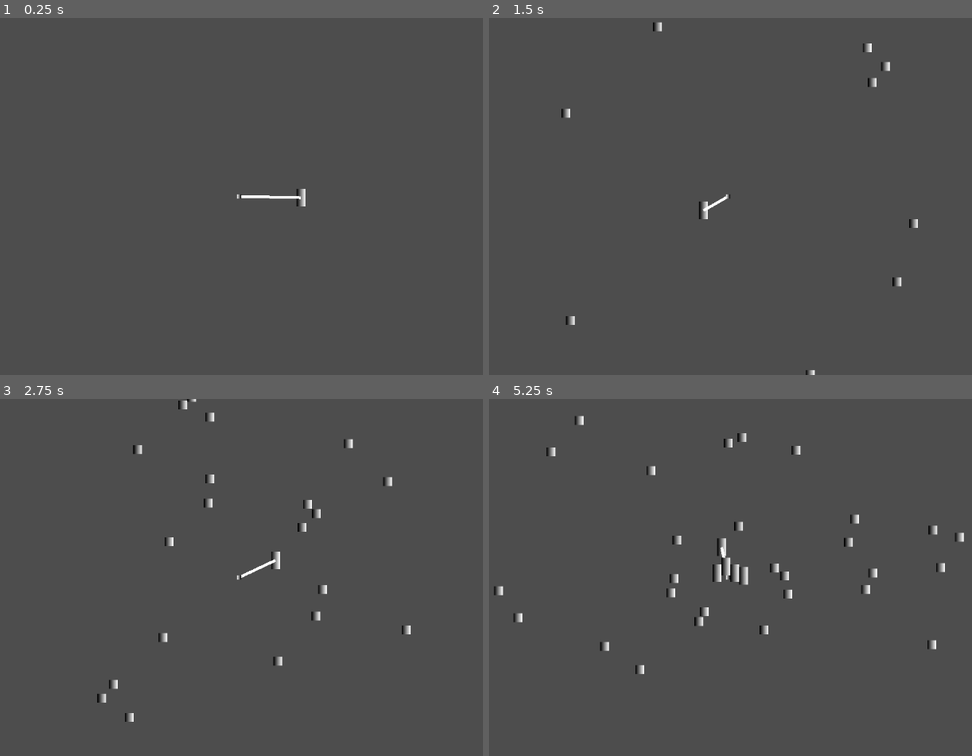
Above: before the commit, frames 1-4 (two rows, left to right).
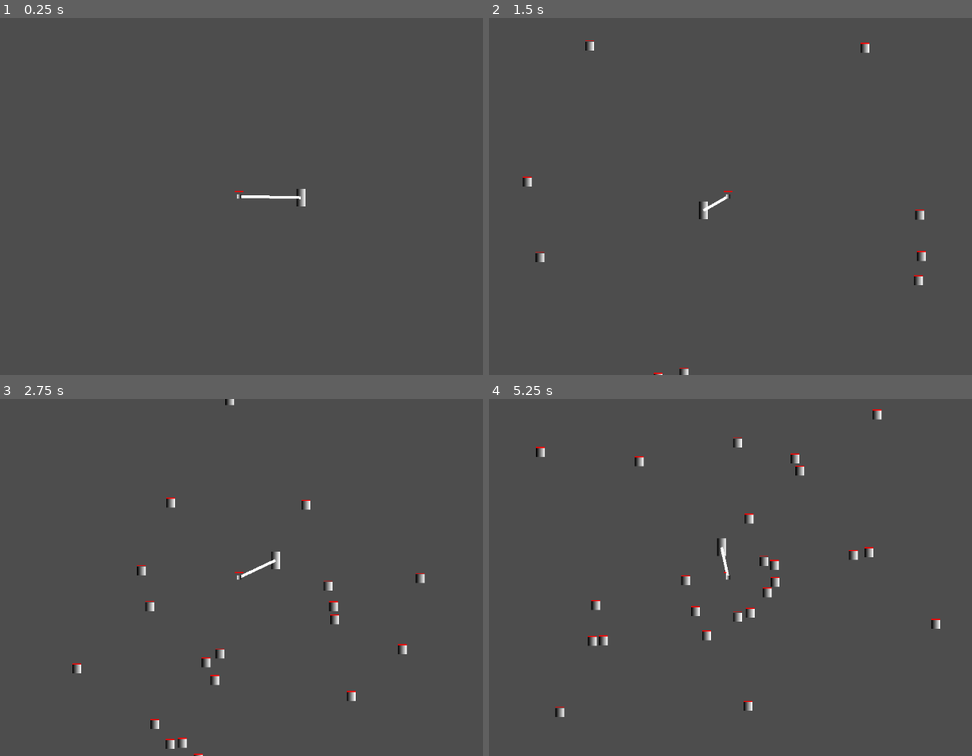
Above: after the commit, the same moments.

Repository: Blulow/majorjam
Game: Godot game, scene res://scenes/game.tscn
Two runs of this game, one before a commit and one after it. Both use one fixed random seed, a clock stepped at 60 frames per second and the inputs below.
Inputs:
- Up to frame 1 (0.25 s): no input
- Up to frame 2 (1.5 s): hold Up (up) 0.53-1.28 s; hold Right (right) from 0.53 s (still down); tap Shift (dash) at 1.35 s
- Up to frame 3 (2.75 s): tap Up (up) at 1.52, 1.55, 1.82 s; release Right (right) at 2.03 s; hold Left (left) from 2.03 s (still down); hold Up (up) from 2.03 s (still down)
- Up to frame 4 (5.25 s): release Left (left) at 2.78 s; release Up (up) at 2.78 s; hold Right (right) 2.78-4.28 s; tap Shift (dash) at 2.85, 4.35 s; tap Up (up) at 3.02, 3.05, 3.32, 4.52, 4.55, 4.82 s; hold Up (up) 3.53-4.28 s; hold Left (left) 4.28-5.03 s; hold Right (right) from 5.03 s (still down); hold Up (up) from 5.03 s (still down)

The runs differ from the first frame. In frame 1, less than 0.1% of the frame differs, in the area x 48-51%, y 48-49%; in frame 2, 0.7%; in frame 3, 1.5%; in frame 4, 2.4%, in the area x 0-99%, y 2-90%.

Commit message:
add: wave system & health bar

Diff:
--- /dev/null
+++ b/assets/resources/wave_patterns/wave_1.tres
@@ -0,0 +1,33 @@
+[gd_resource type="Resource" script_class="WavePattern" format=3 uid="uid://bdlckvp1g8po0"]
+
+[ext_resource type="Script" uid="uid://di2kw8ergkm2g" path="res://scripts/wave_patterns/pool_data.gd" id="1_yx1ic"]
+[ext_resource type="PackedScene" uid="uid://bbsra1ldpwet7" path="res://scenes/enemies/enemy.tscn" id="2_1d8wg"]
+[ext_resource type="Script" uid="uid://bexeratng4b6f" path="res://scripts/spawners/spawn_patterns/radial_spawn_pattern.gd" id="3_1d8wg"]
+[ext_resource type="Script" uid="uid://evrwgbfuh4eb" path="res://scripts/wave_patterns/wave_pattern.gd" id="3_pblcy"]
+[ext_resource type="Script" uid="uid://bvhhsyy2ad1we" path="res://scripts/wave_patterns/stat_modifier.gd" id="4_o3gj1"]
+
+[sub_resource type="Resource" id="Resource_1d8wg"]
+script = ExtResource("3_1d8wg")
+
+[sub_resource type="Resource" id="Resource_pblcy"]
+script = ExtResource("1_yx1ic")
+enemy_scene = ExtResource("2_1d8wg")
+weight = 100.0
+count = 10
+target = NodePath("Arena/Anchor")
+spawn_pattern = SubResource("Resource_1d8wg")
+metadata/_custom_type_script = "uid://di2kw8ergkm2g"
+
+[sub_resource type="Resource" id="Resource_o3gj1"]
+script = ExtResource("4_o3gj1")
+metadata/_custom_type_script = "uid://bvhhsyy2ad1we"
+
+[resource]
+script = ExtResource("3_pblcy")
+wave_n = 1
+duration = 10.0
+interval = 1.0
+enemy_cap = 100
+pool = Array[ExtResource("1_yx1ic")]([SubResource("Resource_pblcy")])
+stat_modifier = SubResource("Resource_o3gj1")
+metadata/_custom_type_script = "uid://evrwgbfuh4eb"
--- a/project.godot
+++ b/project.godot
@@ -14,6 +14,10 @@
 run/main_scene="uid://bxuaaxvxuv5cv"
 config/features=PackedStringArray("4.6", "Forward Plus")
 config/icon="res://icon.svg"
+
+[global_group]
+
+enemy=""
 
 [input]
 
--- a/scenes/anchor.tscn
+++ b/scenes/anchor.tscn
@@ -3,6 +3,7 @@
 [ext_resource type="PackedScene" uid="uid://db83kpteormgm" path="res://scenes/components/health/hurtbox.tscn" id="1_hs5qy"]
 [ext_resource type="Script" uid="uid://sgq8bits1eff" path="res://scripts/anchor.gd" id="1_ua340"]
 [ext_resource type="PackedScene" uid="uid://7dwakhglsfay" path="res://scenes/components/health/health.tscn" id="2_ua340"]
+[ext_resource type="PackedScene" uid="uid://17dooe5napow" path="res://scenes/components/ui/health_bar.tscn" id="4_lm60w"]
 
 [sub_resource type="Gradient" id="Gradient_gdjek"]
 colors = PackedColorArray(1, 1, 1, 1, 0, 0, 0, 1)
@@ -38,6 +39,9 @@
 shape = SubResource("RectangleShape2D_lm60w")
 
 [node name="Health" parent="." unique_id=509010372 instance=ExtResource("2_ua340")]
-health = 50.0
+max_health = 30.0
+
+[node name="HealthBar" parent="." unique_id=2015454371 node_paths=PackedStringArray("health") instance=ExtResource("4_lm60w")]
+health = NodePath("../Health")
 
 [connection signal="died" from="Health" to="." method="_on_health_died"]
--- /dev/null
+++ b/scenes/components/movement/max_velocity.tscn
@@ -0,0 +1,6 @@
+[gd_scene format=3 uid="uid://cxg511mogc0m2"]
+
+[ext_resource type="Script" uid="uid://jsxggldo7lus" path="res://scripts/movement/max_velocity.gd" id="1_usdw5"]
+
+[node name="MaxVelocity" type="Node2D" unique_id=1731242688]
+script = ExtResource("1_usdw5")
--- /dev/null
+++ b/scenes/components/ui/health_bar.tscn
@@ -0,0 +1,20 @@
+[gd_scene format=3 uid="uid://17dooe5napow"]
+
+[ext_resource type="Script" uid="uid://dnhftnbf5islg" path="res://scripts/ui/health_bar.gd" id="1_7khmv"]
+
+[sub_resource type="Gradient" id="Gradient_jt03m"]
+colors = PackedColorArray(1, 0, 0, 1, 1, 0, 0, 1)
+
+[sub_resource type="GradientTexture1D" id="GradientTexture1D_n7575"]
+gradient = SubResource("Gradient_jt03m")
+width = 32
+
+[node name="HealthBar" type="TextureProgressBar" unique_id=2015454371]
+offset_left = -16.0
+offset_top = -20.0
+offset_right = 16.0
+offset_bottom = -19.0
+scale = Vector2(1, 3.3999996)
+value = 100.0
+texture_progress = SubResource("GradientTexture1D_n7575")
+script = ExtResource("1_7khmv")
--- a/scenes/enemy.tscn
+++ b/scenes/enemies/enemy.tscn
@@ -7,6 +7,7 @@
 [ext_resource type="PackedScene" uid="uid://7dwakhglsfay" path="res://scenes/components/health/health.tscn" id="5_xwavj"]
 [ext_resource type="PackedScene" uid="uid://db83kpteormgm" path="res://scenes/components/health/hurtbox.tscn" id="6_nenq2"]
 [ext_resource type="PackedScene" uid="uid://2meofxjo8ys4" path="res://scenes/components/health/hitbox.tscn" id="7_nenq2"]
+[ext_resource type="PackedScene" uid="uid://17dooe5napow" path="res://scenes/components/ui/health_bar.tscn" id="8_n7575"]
 
 [sub_resource type="Gradient" id="Gradient_g2els"]
 
@@ -24,7 +25,7 @@
 [sub_resource type="RectangleShape2D" id="RectangleShape2D_md484"]
 size = Vector2(32, 32)
 
-[node name="Enemy" type="CharacterBody2D" unique_id=1084182467]
+[node name="Enemy" type="CharacterBody2D" unique_id=1084182467 groups=["enemy"]]
 collision_layer = 2
 collision_mask = 2
 script = ExtResource("1_4ra3w")
@@ -62,5 +63,8 @@
 [node name="CollisionShape2D" type="CollisionShape2D" parent="Hitbox" unique_id=329620180]
 shape = SubResource("RectangleShape2D_md484")
 
+[node name="HealthBar" parent="." unique_id=2015454371 node_paths=PackedStringArray("health") instance=ExtResource("8_n7575")]
+health = NodePath("../Health")
+
 [connection signal="screen_exited" from="VisibleOnScreenNotifier2D" to="VisibleOnScreenNotifier2D" method="_on_screen_exited"]
 [connection signal="died" from="Health" to="." method="_on_health_died"]
--- a/scenes/game.tscn
+++ b/scenes/game.tscn
@@ -7,8 +7,6 @@
 [ext_resource type="PackedScene" uid="uid://bv44pj8q4xpe3" path="res://scenes/rope.tscn" id="4_lbhrr"]
 [ext_resource type="PackedScene" uid="uid://drnmq1qbgf1m6" path="res://scenes/components/movement/controlled_movement.tscn" id="4_u5sy4"]
 [ext_resource type="PackedScene" uid="uid://bx112x7jc0xs2" path="res://scenes/spawners/enemy_spawner.tscn" id="7_gee14"]
-[ext_resource type="PackedScene" uid="uid://bbsra1ldpwet7" path="res://scenes/enemy.tscn" id="7_u5sy4"]
-[ext_resource type="PackedScene" uid="uid://10n5bnnir862" path="res://scenes/spawners/spawn_patterns/radial_spawn_pattern.tscn" id="8_gee14"]
 
 [node name="Game" type="Node2D" unique_id=1213886240]
 
@@ -40,15 +38,5 @@
 [node name="RopeEnd" type="RigidBody2D" parent="Arena/Anchor" unique_id=157808127]
 gravity_scale = 0.0
 
-[node name="EnemySpawner" parent="." unique_id=1446661225 node_paths=PackedStringArray("pattern", "enemy_target", "arena") instance=ExtResource("7_gee14")]
-pattern = NodePath("RadialSpawnPattern")
-interval = 1.0
-count = 10
-enemy_scene = ExtResource("7_u5sy4")
-enemy_target = NodePath("../Arena/Anchor")
+[node name="EnemySpawner" parent="." unique_id=1446661225 node_paths=PackedStringArray("arena") instance=ExtResource("7_gee14")]
 arena = NodePath("../Arena")
-
-[node name="RadialSpawnPattern" parent="EnemySpawner" unique_id=688648492 node_paths=PackedStringArray("origin") instance=ExtResource("8_gee14")]
-origin = NodePath("../../Arena/Anchor")
-min_radius = 800.0
-max_radius = 900.0
--- a/scenes/spawners/spawn_patterns/radial_spawn_pattern.tscn
+++ /dev/null
@@ -1,6 +0,0 @@
-[gd_scene format=3 uid="uid://10n5bnnir862"]
-
-[ext_resource type="Script" uid="uid://bexeratng4b6f" path="res://scripts/spawners/spawn_patterns/radial_spawn_pattern.gd" id="1_xksj2"]
-
-[node name="RadialSpawnPattern" type="Node2D" unique_id=688648492]
-script = ExtResource("1_xksj2")
--- a/scenes/spawners/spawn_patterns/spawn_pattern.tscn
+++ /dev/null
@@ -1,6 +0,0 @@
-[gd_scene format=3 uid="uid://c7vocahift6li"]
-
-[ext_resource type="Script" uid="uid://cgd0ohg6xvpa" path="res://scripts/spawners/spawn_patterns/spawn_pattern.gd" id="1_b11sn"]
-
-[node name="SpawnPattern" type="Node2D" unique_id=688648492]
-script = ExtResource("1_b11sn")
--- a/scripts/health/health.gd
+++ b/scripts/health/health.gd
@@ -2,13 +2,16 @@
 class_name Health
 
 signal died
+signal hit
 
-@export var health: float = 10.0
+@export var max_health: float = 10.0
 @export var invincible: bool = false
+var health: float = max_health
 
 func damage(amount: float) -> void:
 	if invincible: return
 	health -= amount
+	hit.emit()
 
 	if health <= 0:
 		health = 0
--- a/scripts/movement/body_controller.gd
+++ b/scripts/movement/body_controller.gd
@@ -3,6 +3,7 @@
 
 @export var body: CharacterBody2D
 @export var gravity_on: bool = true
+@export var max_velocity: float = 1000.0
 
 const GRAVITY = 980.0
 
@@ -13,5 +14,6 @@
 	if not body.is_on_floor() and gravity_on:
 		external_vel.y += GRAVITY * delta
 
-	body.velocity = internal_vel + external_vel
+	var total_vel: Vector2 = internal_vel + external_vel
+	body.velocity = total_vel
 	body.move_and_slide()
--- /dev/null
+++ b/scripts/movement/max_velocity.gd
@@ -0,0 +1,8 @@
+extends Node2D
+
+@export var body_controller: BodyController
+@export var min_vel: float
+@export var max_vel: float
+
+func _physics_process(delta: float) -> void:
+	body_controller.body.velocity = body_controller.body.velocity.clampf(min_vel, max_vel)
--- a/scripts/spawners/enemy_spawner.gd
+++ b/scripts/spawners/enemy_spawner.gd
@@ -1,23 +1,54 @@
 extends Node2D
 class_name EnemySpawner
 
-@export var pattern: SpawnPattern
-@export var interval: float = 3.0
-@export var count: int = 30
-@export var enemy_scene: PackedScene
-@export var enemy_target: Node2D
+@export var wave_pattern: WavePattern
 @export var arena: Node2D
 
-var timer: float = 0.0
+var active: bool
+var wave_n: int
+var duration_timer: float
+var spawn_timer: float = 0.0
+
+func _ready() -> void:
+	start_wave(preload("res://assets/resources/wave_patterns/wave_1.tres"))
+
+func start_wave(_wave_pattern: WavePattern):
+	wave_pattern = _wave_pattern
+	wave_n = wave_pattern.wave_n
+	duration_timer = wave_pattern.duration
+	active = true
 
 func _process(delta: float) -> void:
-	if timer < interval:
-		timer += delta
+	if not active: return
+
+	if spawn_timer < wave_pattern.interval:
+		spawn_timer += delta
 	else:
-		var points: Array[Vector2] = pattern.get_spawn_positions(count)
-		for i in points:
-			var enemy: Enemy = enemy_scene.instantiate()
-			enemy.target = enemy_target
-			enemy.global_position = i
-			arena.add_child(enemy)
-			timer = 0.0
+		if len(get_tree().get_nodes_in_group("enemy")) < wave_pattern.enemy_cap:
+			var weights: Array = wave_pattern.pool.map(func(e): return e.weight)
+			var pool_data: PoolData = weighted_rand(wave_pattern.pool, weights)
+			spawn_enemies(pool_data.enemy_scene, pool_data.count, pool_data.spawn_pattern, pool_data.target)
+		spawn_timer = 0.0
+
+	if duration_timer > 0:
+		duration_timer -= delta
+	else:
+		active = false
+
+func spawn_enemies(enemy_scene: PackedScene, count: int, spawn_pattern: SpawnPattern, target: NodePath):
+	var points: Array[Vector2] = spawn_pattern.get_spawn_positions(count)
+	for i in points:
+		var enemy: Enemy = enemy_scene.instantiate()
+		enemy.target = get_tree().current_scene.get_node(target)
+		enemy.global_position = i
+		enemy.get_node("Health").health *= wave_pattern.stat_modifier.health_modifier
+		enemy.get_node("Hitbox").damage_amount *= wave_pattern.stat_modifier.damage_modifier
+		arena.add_child(enemy)
+
+func weighted_rand(items: Array, weights: Array):
+	var total_weight: float = weights.reduce(func(a, b): return a + b)
+	var rand: float = randf() * total_weight
+	for i in len(items):
+		if rand < weights[i]:
+			return items[i]
+		rand -= weights[i]
--- a/scripts/spawners/spawn_patterns/radial_spawn_pattern.gd
+++ b/scripts/spawners/spawn_patterns/radial_spawn_pattern.gd
@@ -1,15 +1,13 @@
 extends SpawnPattern
 class_name RadialSpawnPattern
 
-@export var origin: Node2D
-@export var min_radius: float = 100.0
-@export var max_radius: float = 200.0
+@export var origin: Vector2
+@export var min_radius: float = 800.0
+@export var max_radius: float = 900.0
 
 func get_spawn_positions(count: int = 1, context: Dictionary = {}) -> Array[Vector2]:
-	if not origin: return []
-
 	var points: Array[Vector2] = []
 	for i in count:
-		var point: Vector2 = origin.position + Vector2.from_angle(randf_range(0, TAU)) * randf_range(min_radius, max_radius)
+		var point: Vector2 = origin + Vector2.from_angle(randf_range(0, TAU)) * randf_range(min_radius, max_radius)
 		points.append(point)
 	return points
--- a/scripts/spawners/spawn_patterns/spawn_pattern.gd
+++ b/scripts/spawners/spawn_patterns/spawn_pattern.gd
@@ -1,4 +1,4 @@
-extends Node2D
+extends Resource
 class_name SpawnPattern
 
 func get_spawn_positions(count: int = 1, context: Dictionary = {}) -> Array[Vector2]:
--- /dev/null
+++ b/scripts/ui/health_bar.gd
@@ -0,0 +1,9 @@
+extends TextureProgressBar
+
+@export var health: Health
+
+func _ready() -> void:
+	health.hit.connect(_on_hit)
+
+func _on_hit():
+	value = health.health / health.max_health * 100
--- /dev/null
+++ b/scripts/wave_patterns/pool_data.gd
@@ -0,0 +1,8 @@
+extends Resource
+class_name PoolData
+
+@export var enemy_scene: PackedScene
+@export var weight: float
+@export var count: int
+@export var target: NodePath
+@export var spawn_pattern: SpawnPattern
--- /dev/null
+++ b/scripts/wave_patterns/stat_modifier.gd
@@ -0,0 +1,5 @@
+extends Resource
+class_name StatModifier
+
+@export var health_modifier: float
+@export var damage_modifier: float
--- /dev/null
+++ b/scripts/wave_patterns/wave_pattern.gd
@@ -0,0 +1,9 @@
+extends Resource
+class_name WavePattern
+
+@export var wave_n: int
+@export var duration: float
+@export var interval: float
+@export var enemy_cap: int
+@export var pool: Array[PoolData]
+@export var stat_modifier: StatModifier
--- /dev/null
+++ b/scripts/wave_patterns/wave_patterns.gd
@@ -0,0 +1,4 @@
+extends Resource
+class_name WavePatterns
+
+@export var patterns: Array[WavePattern]
Not shown, added: scripts/movement/max_velocity.gd.uid
Not shown, added: scripts/ui/health_bar.gd.uid
Not shown, added: scripts/wave_patterns/pool_data.gd.uid
Not shown, added: scripts/wave_patterns/stat_modifier.gd.uid
Not shown, added: scripts/wave_patterns/wave_pattern.gd.uid
Not shown, added: scripts/wave_patterns/wave_patterns.gd.uid
